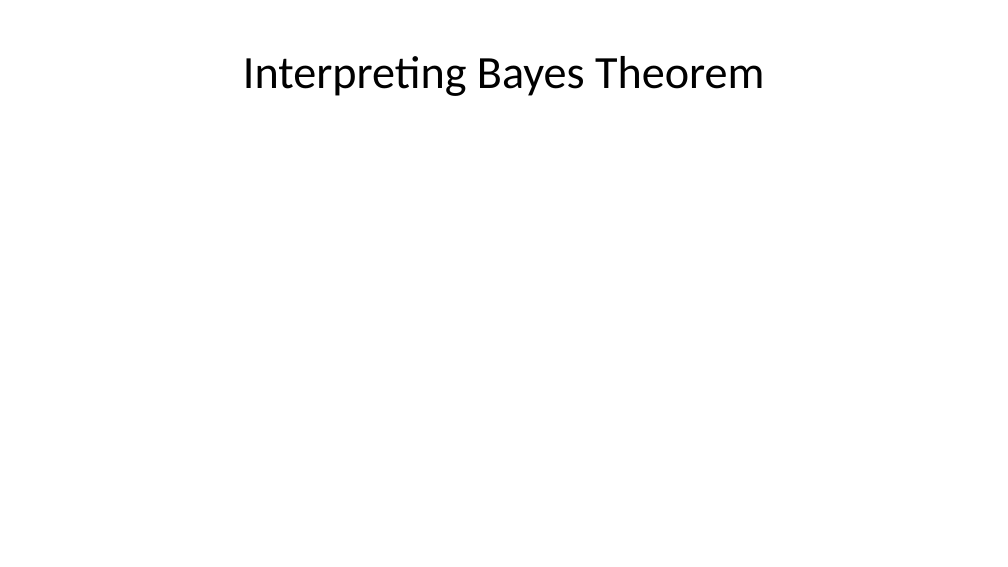
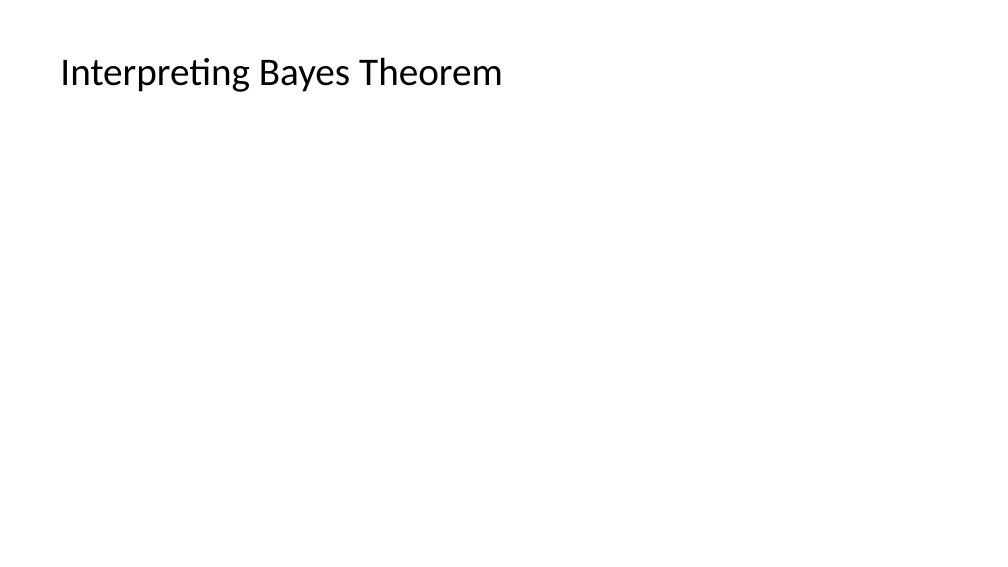
Before and after one commit to StephenElston/CSCI-E-83, a slide deck: slide 13 of LectureSlides/03b_WhenOneThingDependsOnAother.pptx (slide 12 before the commit). Drawn at 1008x567 pixels with LibreOffice and Linux fonts; fonts in the diff are those of the drawing; grey boxes stand for pictures. Boxes give left, top, right and bottom in pixels: in the first picture for what was removed or moved away, otherwise in the second. Text is boxed around its words. In the diff, an @@ line names an element or a change of style, - is before the commit and + after.

```diff
--- a/LectureSlides/03b_WhenOneThingDependsOnAother.pptx
+++ b/LectureSlides/03b_WhenOneThingDependsOnAother.pptx
@@ title "Interpreting Bayes Theorem" at [60,57,503,92]: size 33 to 28 pt; alignment centre to left @@
```
Also in this commit, not shown: 14 other slides changed, 5 slides added, 2 slides removed.
